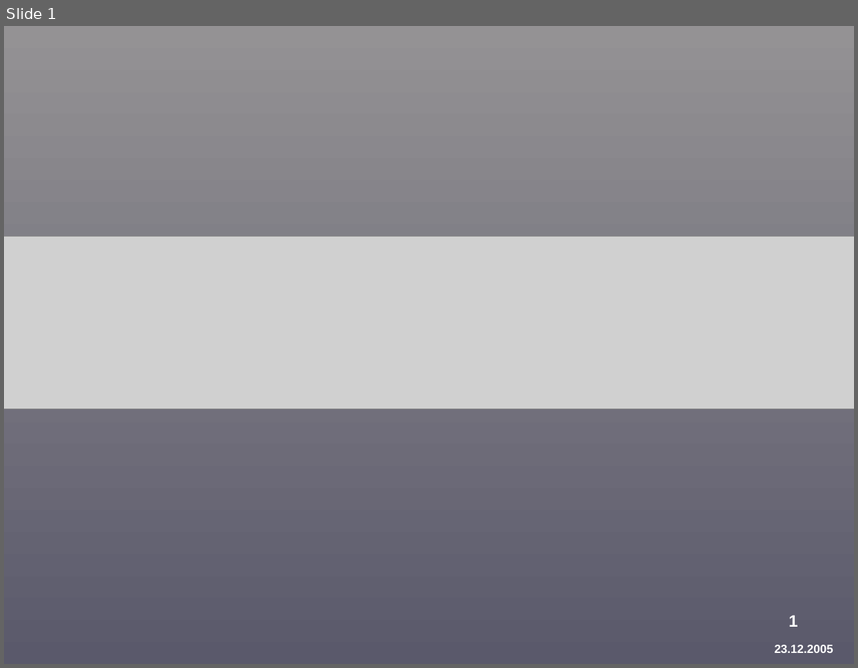
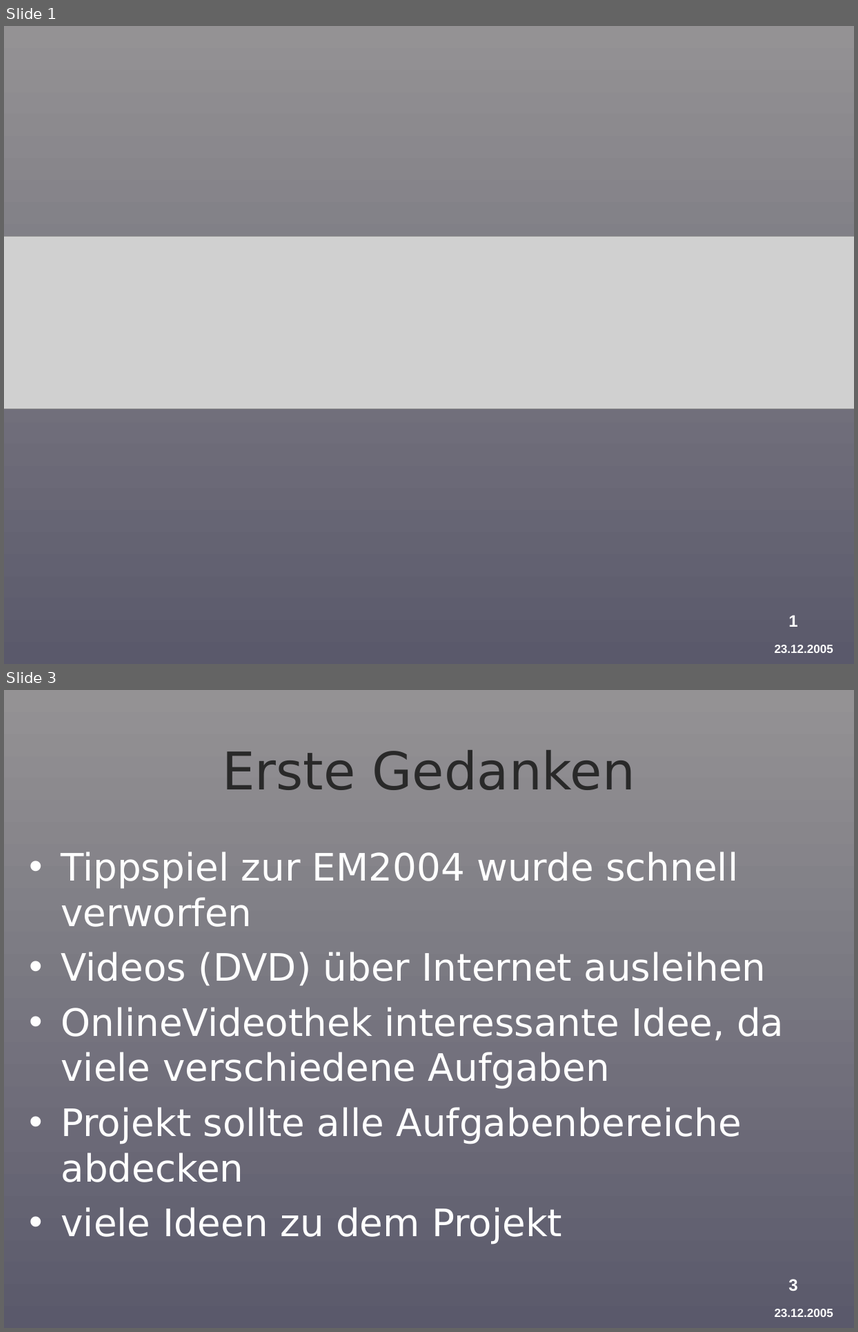
Before and after one commit to BackupTheBerlios/provirent-svn, a slide deck: docu/präsentation/Provirent-Vortrag-1-Schneider.ppt. Shown one above the other, each under a label of ours: slide 1 before the commit, slides 1 and 3 after it; the slides between them are not shown. The pictures are 858x668 and 858x1332 pixels, drawn with LibreOffice and Linux fonts; fonts in the diff are those of the drawing; grey boxes stand for pictures; background and template pictures are left out. Boxes give left, top, right and bottom in pixels: in the first picture for what was removed or moved away, otherwise in the second. Text is boxed around its words. In the diff, an @@ line names an element or a change of style, - is before the commit and + after.

```diff
--- a/docu/präsentation/Provirent-Vortrag-1-Schneider.ppt
+++ b/docu/präsentation/Provirent-Vortrag-1-Schneider.ppt
@@ slide 3 added at (4,690,854,1328), background gradient #949294 to #5A596B; not listed: 2 template elements that a slide beside it also shows @@
@@ title added at (222,750,635,790), 44 pt, text #292929 @@
+Erste Gedanken
@@ text added at (61,851,784,1244), 32 pt, text #FFFFFF @@
+• Tippspiel zur EM2004 wurde schnell verworfen
+• Videos (DVD) über Internet ausleihen
+• OnlineVideothek interessante Idee, da viele verschiedene Aufgaben
+• Projekt sollte alle Aufgabenbereiche abdecken
+• viele Ideen zu dem Projekt
```
Also in this commit, not shown: 1 slide changed, 10 other slides added, 1 slide removed, 2 other files.
